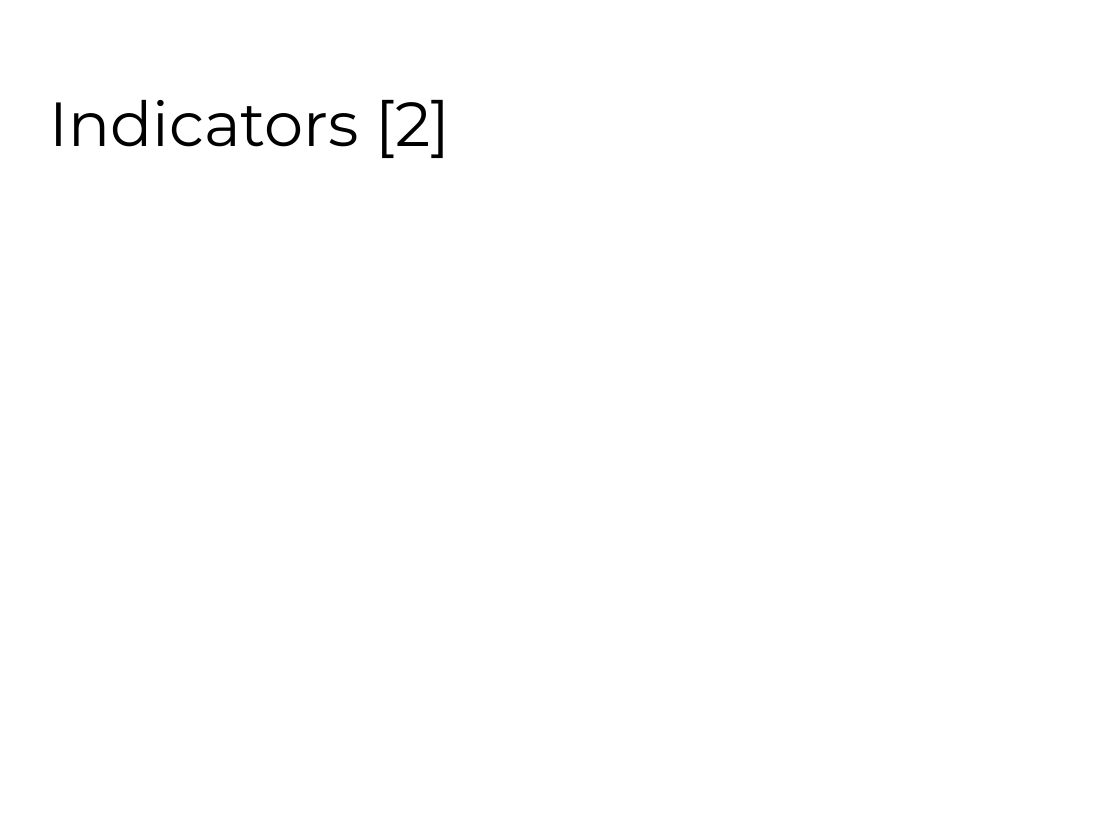
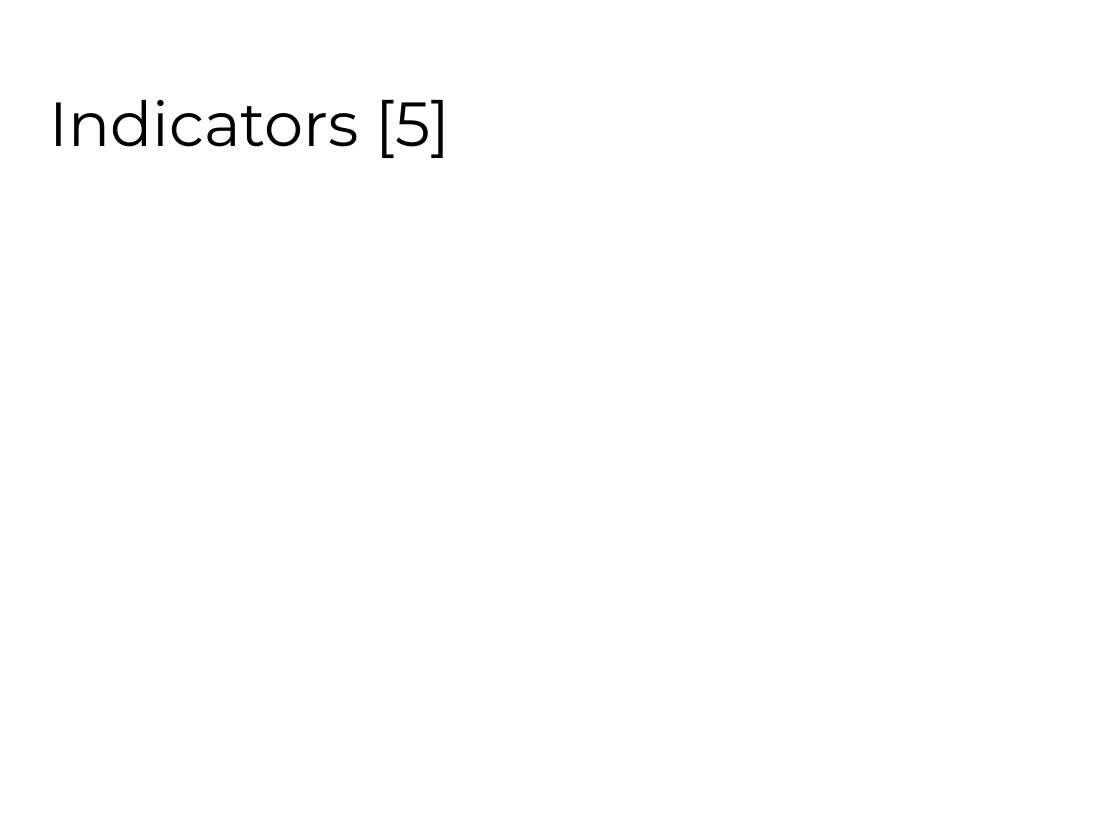
Before and after one commit to fhh23/Evolving-Stock-Market-Indicators-Using-Multi-Objective-Genetic-Algorithms, a slide deck: slide 11 of CSE848_Hormasji_Reiff_ProjectPresentation.pptx. Drawn at 1120x840 pixels with LibreOffice and Linux fonts; fonts in the diff are those of the drawing; grey boxes stand for pictures; background and template pictures are left out. Boxes give left, top, right and bottom in pixels: in the first picture for what was removed or moved away, otherwise in the second. Text is boxed around its words. In the diff, an @@ line names an element or a change of style, - is before the commit and + after.

```diff
--- a/CSE848_Hormasji_Reiff_ProjectPresentation.pptx
+++ b/CSE848_Hormasji_Reiff_ProjectPresentation.pptx
@@ title at bbox=[49, 100, 450, 158]: text changed @@
-Indicators [2]
+Indicators [5]
```
Also in this commit, not shown: 5 other slides changed, 1 other file.
